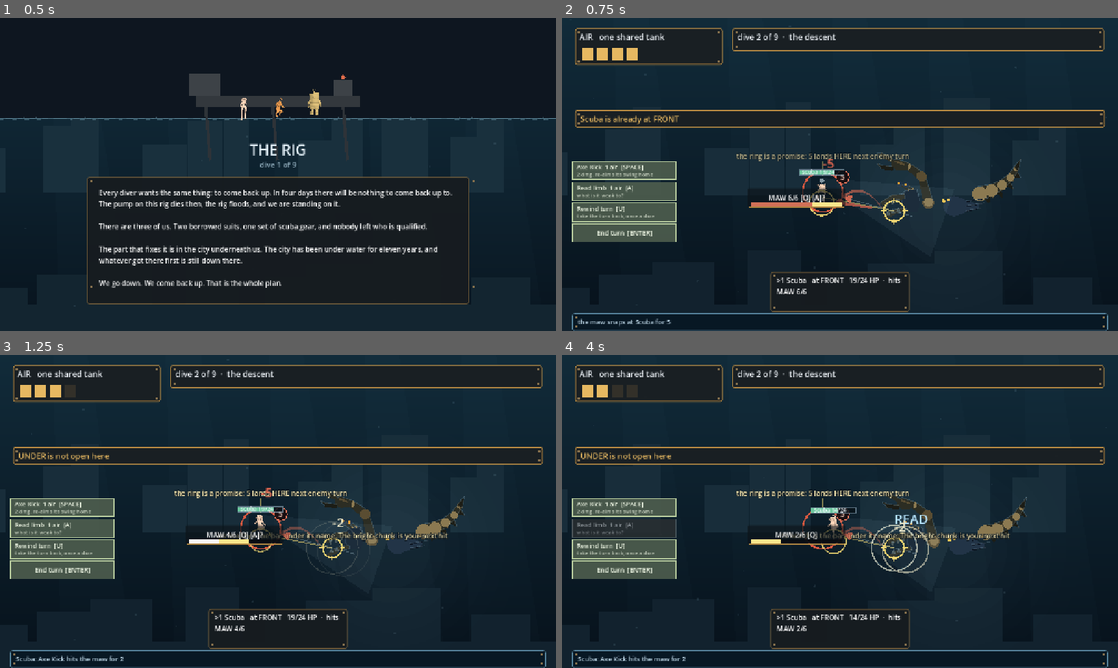
Above: before the commit, frames 1-4 (two rows, left to right).
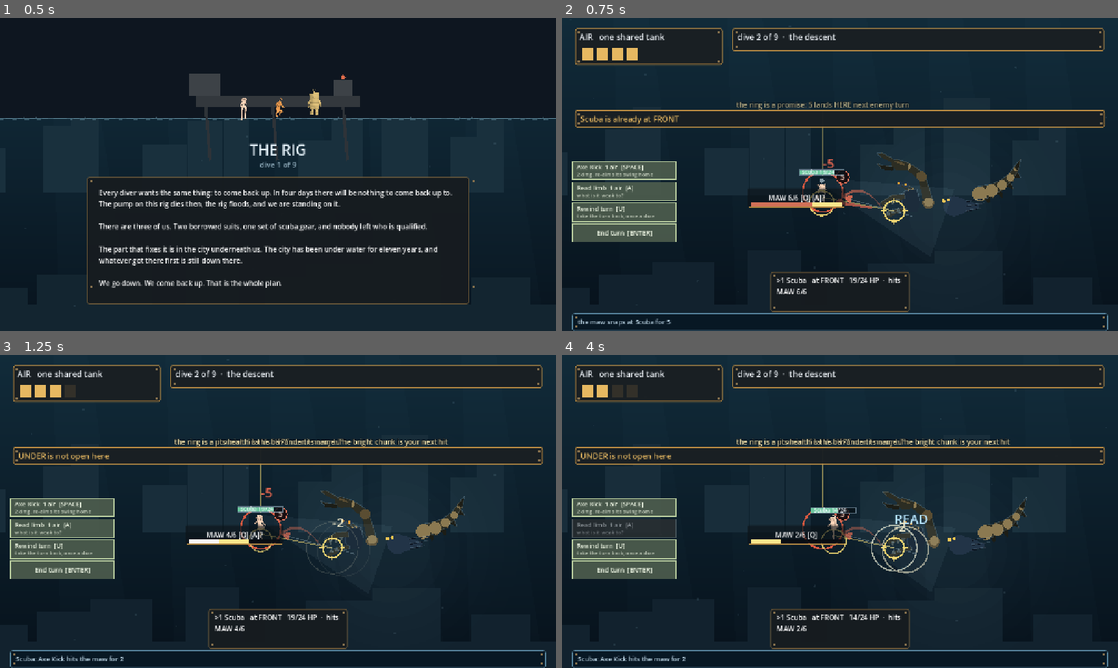
Above: after the commit, the same moments.

Repository: ImmortalDemonGod/salvage
Game: Godot game, scene res://game/main.tscn
Two runs of this game, one before a commit and one after it. Both use one fixed random seed, a clock stepped at 60 frames per second and the inputs below.
Inputs (mouse positions are in pixels of both pictures, inside the frame that each line leads up to):
- Up to frame 1 (0.5 s): no input
- Up to frame 2 (0.75 s): tap Enter at 0.5, 0.6 s; move the mouse to (962, 158) at 0.52 s; hold Right from 0.53 s (still down); click (962, 158) at 0.67 s
- Up to frame 3 (1.25 s): keep holding Right; tap Space at 0.77 s; tap E at 0.8 s
- Up to frame 4 (4 s): release Right at 1.25 s; drag from (728, 527) to (812, 574) at 1.27 s; move the mouse to (895, 442) at 2.02 s; hold Right 2.03-2.75 s; tap Enter at 2.1 s; tap E at 2.3, 3.8 s; drag from (812, 574) to (673, 464) at 2.77 s; move the mouse to (1006, 558) at 3.52 s; hold A from 3.53 s (still down); tap 2 at 3.6 s; tap Space at 3.77 s

Frame 1 is identical in both runs. In frame 2, 0.6% of the frame differs, in the area x 31-63%, y 26-46%; in frame 3, 1.3%; in frame 4, 1.4%, in the area x 31-81%, y 26-60%.

Commit message:
the salvage is on the board, and everything you fight over is visible
Into the Breach's buildings, sized to one crate: the pump part sits at
the winch's own station in the last fight, unblocked swings through
that station chip it instead of cutting air, a diver standing there
shields it with their body, and winning with it crushed is counted at
the surface. It cannot end the fight; it decides what surviving was
worth. Drawn with a lamp halo so it reads against the creature's own
browns, taught once by the callout system, declared in the ladder.

Repairs the same hour, all caught by instruments: a careless splice
put the crushed-crate accounting inside the defeat branch and broke A4
and G2 together (fast set, within the minute); the BACKLINE tag slid
onto the action bar, which no gate watches because the bar is drawn,
so the tag clamps now agree the board starts right of it; and a
station tag ate half a teaching line, so teach text moved to the sky
band no panel occupies. Deep 52 found nothing but ran on a tree I was
editing: UNVERIFIED, streak reset to zero by the ledger's own rule,
recorded here as the cost of impatience. The sequence from here is
land, commit, fast on clean, deep hands-off.

Diff:
--- a/content/beats.gd
+++ b/content/beats.gd
@@ -129,7 +129,7 @@
 		"encounter": "dredge",
 		"title": "running on empty",
 		"teaches": "umbilical",
-		"parts": ["overdraft", "ramp"],
+		"parts": ["overdraft", "ramp", "salvage"],
 		"uses": ["goal", "stations", "air", "limbs", "telegraph", "cost_tiers", "heavy_tier", "conditions", "backline", "umbilical", "overdraft"],
 		"built": true,
 		"expect": {"encounter": "dredge", "divers": 3, "open_stations": 4, "limbs": 3},
@@ -146,4 +146,4 @@
 
 static var MECHANICS := ["goal", "combat_frame", "stations", "air", "limbs",
 	"telegraph", "cost_tiers", "heavy_tier", "water_level", "conditions", "backline",
-	"overdraft", "umbilical", "analyze", "hunts", "ramp"]
+	"overdraft", "umbilical", "analyze", "hunts", "ramp", "salvage"]
--- a/content/encounters.gd
+++ b/content/encounters.gd
@@ -167,6 +167,10 @@
 		# earns that because the drum reaches from it.
 		"open_stations": [FRONT, FLANK, REAR, BACKLINE],
 		"starts": [FRONT, BACKLINE, FLANK],
+		# the pump part, physically on the board at the winch's own
+		# station: the thing the whole run is FOR, defensible at the cost
+		# of standing there. Sized to survive two lashes, not three.
+		"salvage": {"station": REAR, "hp": 7},
 		"limbs": [
 			# swept after the boiler widened to three stations. Measured:
 			# casual 63.3%, greedy 7.0 turns, 8.0 squad HP lost.
--- a/game/main.gd
+++ b/game/main.gd
@@ -125,7 +125,11 @@
 		var at: Vector2 = tc.at
 		var txt := String(tc.text)
 		var tw: float = df.get_string_size(txt, HORIZONTAL_ALIGNMENT_LEFT, -1, 16).x
-		var tp := Vector2(clampf(at.x - tw * 0.5, 12.0, 1280.0 - tw - 12.0), at.y - 46.0)
+		# the words live in the sky band no panel occupies; the pointer
+		# line carries them to their object. Anchored raw, a station tag
+		# (a Control, so above all drawing) ate half a lesson.
+		var tp := Vector2(clampf(at.x - tw * 0.5, 12.0, 1280.0 - tw - 12.0),
+			clampf(at.y - 46.0, 168.0, 206.0))
 		draw_line(at + Vector2(0, -8), Vector2(tp.x + tw * 0.5, tp.y + 6.0), Color(0.95, 0.85, 0.45, 0.5 * a), 1.5)
 		for off in [Vector2(1, 1), Vector2(-1, 1), Vector2(1, -1), Vector2(-1, -1)]:
 			draw_string(df, tp + off, txt, HORIZONTAL_ALIGNMENT_LEFT, -1, 16, Color(0.02, 0.05, 0.08, a))
@@ -1037,7 +1041,7 @@
 		# gate samples (radius 110 plus margin), screen clamp last
 		for _try in range(6):
 			tag_at = place(i) + away * push + Vector2(0, 30.0) - mk.size * 0.5
-			tag_at.x = clampf(tag_at.x, 8.0, 1280.0 - mk.size.x - 8.0)
+			tag_at.x = clampf(tag_at.x, 284.0, 1280.0 - mk.size.x - 8.0)
 			tag_at.y = clampf(tag_at.y, 258.0, 566.0 - mk.size.y)
 			var rect := Rect2(tag_at, mk.size)
 			var nearest := Vector2(clampf(body0.x, rect.position.x, rect.end.x),
@@ -1060,7 +1064,7 @@
 				break
 			var before := tag_at
 			tag_at += away * 40.0
-			tag_at.x = clampf(tag_at.x, 8.0, 1280.0 - mk.size.x - 8.0)
+			tag_at.x = clampf(tag_at.x, 284.0, 1280.0 - mk.size.x - 8.0)
 			tag_at.y = clampf(tag_at.y, 258.0, 566.0 - mk.size.y)
 			if tag_at.distance_to(before) < 8.0:
 				# the away direction is pinned against the screen edge, so
@@ -1069,6 +1073,7 @@
 				if tag_at.y > 566.0 - mk.size.y:
 					tag_at.y = before.y - 52.0
 				tag_at.y = clampf(tag_at.y, 258.0, 566.0 - mk.size.y)
+			tag_at.x = clampf(tag_at.x, 284.0, 1280.0 - mk.size.x - 8.0)
 		mk.position = tag_at
 		# The limb bar. This was written once and lost: the script carrying
 		# it aborted on a failing anchor further down and never reached the
@@ -1876,6 +1881,38 @@
 func here_free(_st: int) -> String:
 	return ""
 
+func _draw_salvage() -> void:
+	if combat.salvage_station < 0:
+		return
+	var at: Vector2 = place(combat.salvage_station) + Vector2(34, 26)
+	if combat.salvage_crushed:
+		# splinters, not absence: the loss stays visible
+		for k in range(5):
+			var ang := TAU * float(k) / 5.0 + 0.5
+			draw_line(at + Vector2.from_angle(ang) * 6.0, at + Vector2.from_angle(ang) * 20.0,
+				Color(0.45, 0.38, 0.30, 0.8), 3.0)
+		return
+	var w := 40.0
+	var h := 28.0
+	var box := Rect2(at - Vector2(w * 0.5, h), Vector2(w, h))
+	# it must read against the creature's own browns: a lamp halo and a
+	# breathing outline say "yours, protect it" the way the selection ring
+	# says "you"
+	var tpulse: float = 0.5 + 0.5 * sin(_clock * 2.6)
+	draw_circle(at + Vector2(0, -h * 0.5), 34.0 + 3.0 * tpulse, Color(0.95, 0.85, 0.45, 0.10 + 0.05 * tpulse))
+	draw_rect(box.grow(3.0), Color(0.98, 0.88, 0.55, 0.35 + 0.25 * tpulse), false, 2.0)
+	draw_rect(box, Color(0.52, 0.42, 0.28))
+	draw_rect(box, Color(0.80, 0.70, 0.45), false, 2.0)
+	draw_line(box.position + Vector2(w * 0.33, 0), box.position + Vector2(w * 0.33, h), Color(0.30, 0.24, 0.16), 3.0)
+	draw_line(box.position + Vector2(w * 0.66, 0), box.position + Vector2(w * 0.66, h), Color(0.30, 0.24, 0.16), 3.0)
+	var mx := float(int((combat.enc.salvage as Dictionary).hp))
+	for k in range(int(mx)):
+		var lit: bool = k < combat.salvage_hp
+		draw_circle(box.position + Vector2(6.0 + float(k) * 5.4, -5.0), 2.2,
+			Color(0.95, 0.83, 0.40, 1.0) if lit else Color(0.2, 0.22, 0.24, 0.9))
+	_teach("salvage", at + Vector2(0, -h),
+		"the pump part: unblocked swings here chip it. Stand here to shield it")
+
 func _draw_affordances() -> void:
 	if combat.outcome != "ongoing":
 		return
@@ -2146,6 +2183,7 @@
 			_draw_baked(int(d.id), foot, RIG_SCALE, 0.45)
 			continue
 		_draw_baked(int(d.id), foot, RIG_SCALE)
+	_draw_salvage()
 	_draw_affordances()
 	_draw_traits()
 	_draw_actionbar()
--- a/sim/combat.gd
+++ b/sim/combat.gd
@@ -110,6 +110,15 @@
 # player turn after the stun expires, printed nowhere as a number: the
 # rule is one sentence and the telegraph shows the consequence.
 var _no_reshut: Dictionary = {}  # limb index -> true while a re-shut will not hold
+# The salvage on the board (Into the Breach's buildings, sized to one
+# crate): the thing you came down for sits at a station, announced
+# attacks that land there unblocked chip it, and a diver standing there
+# takes the hit instead. It cannot win or lose the fight; it decides
+# what you surface WITH, which is the ending screen's story. Offense
+# and defense finally compete for the same free move.
+var salvage_hp := 0
+var salvage_station := -1
+var salvage_crushed := false
 # STUN: a limb that is stunned does not attack on its next turn. Chosen
 # because it is deterministic (Q1 forbids hidden rolls) and because it makes
 # the telegraph ACTIONABLE: you see the jaw winding up and you shut it. That
@@ -136,6 +145,10 @@
 	analyzed = []
 	for _l in enc.limbs:
 		analyzed.append(false)
+	var sv: Dictionary = enc.get("salvage", {})
+	if not sv.is_empty():
+		salvage_hp = int(sv.hp)
+		salvage_station = int(sv.station)
 	var freebie: int = int(enc.get("read_free", -1))
 	if freebie >= 0 and freebie < analyzed.size():
 		analyzed[freebie] = true
@@ -649,7 +662,18 @@
 					d.hp = 0
 					d.down = true
 					log_lines.append("%s is down" % d.dname)
-		if not hit:
+		if not hit and salvage_station >= 0 and not salvage_crushed and salvage_station in a.stations:
+			# the crate does not dodge: an unblocked swing through its
+			# station lands on the salvage, not on empty water
+			hit = true
+			any_hit = true
+			salvage_hp -= int(a.dmg)
+			log_lines.append("the %s %s the salvage crate for %d" % [LIMB_NAMES[a.limb], a.name, int(a.dmg)])
+			if salvage_hp <= 0:
+				salvage_hp = 0
+				salvage_crushed = true
+				log_lines.append("the salvage is crushed; you will surface with nothing")
+		elif not hit:
 			log_lines.append("the %s hits empty water and cuts an air line" % LIMB_NAMES[a.limb])
 	# The vacate rule: a swing that lands on nobody cuts the umbilicals.
 	# Without it three divers empty every targeted station every turn and
@@ -696,6 +720,9 @@
 	c._desperate = _desperate.duplicate()
 	c._ramp = _ramp.duplicate()
 	c._no_reshut = _no_reshut.duplicate()
+	c.salvage_hp = salvage_hp
+	c.salvage_station = salvage_station
+	c.salvage_crushed = salvage_crushed
 	# found while adding _moved: clones were losing their limb reads, so
 	# every searched line played with amnesia about traits it had paid for
 	c.analyzed = analyzed.duplicate()
--- a/sim/run.gd
+++ b/sim/run.gd
@@ -130,6 +130,12 @@
 			salvage_lost += 1
 			_enter()
 			return true
+		if combat.salvage_crushed:
+			# won the fight, lost the cargo: the run continues, the ending
+			# counts what the winning cost. A careless splice here once put
+			# these two lines inside the defeat branch and broke A4 and G2
+			# in the same edit; the fast set caught both within the minute.
+			salvage_lost += 1
 		_bank_hp()
 	beat += 1
 	_enter()
--- a/sim/sfx_events.gd
+++ b/sim/sfx_events.gd
@@ -24,6 +24,8 @@
 		return Kind.VALVE
 	if line.find("knocked around") >= 0:
 		return Kind.SHUTDOWN
+	if line.find("salvage crate for") >= 0 or line.find("salvage is crushed") >= 0:
+		return Kind.CUT
 	if line.find("BREAKS") >= 0:
 		return Kind.BREAK
 	if line.find("is shut down") >= 0:
Not shown, added: site/index.apple-touch-icon.png.import
Not shown, added: site/index.icon.png.import
Not shown, added: site/index.png.import
